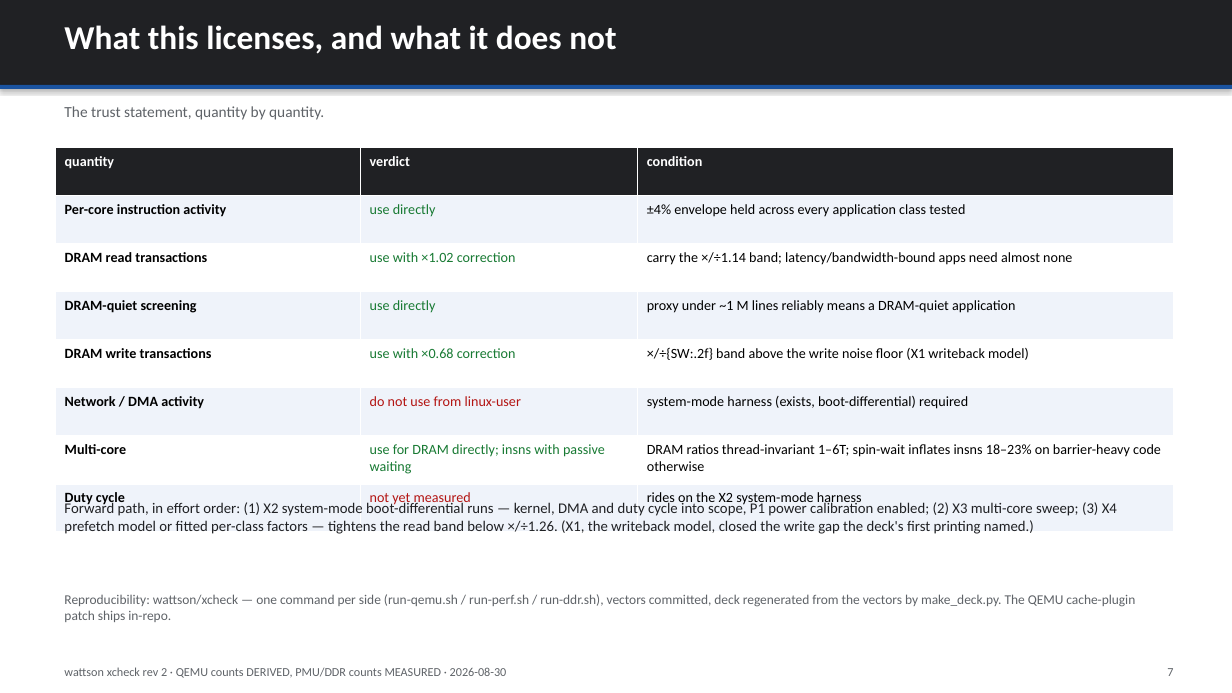
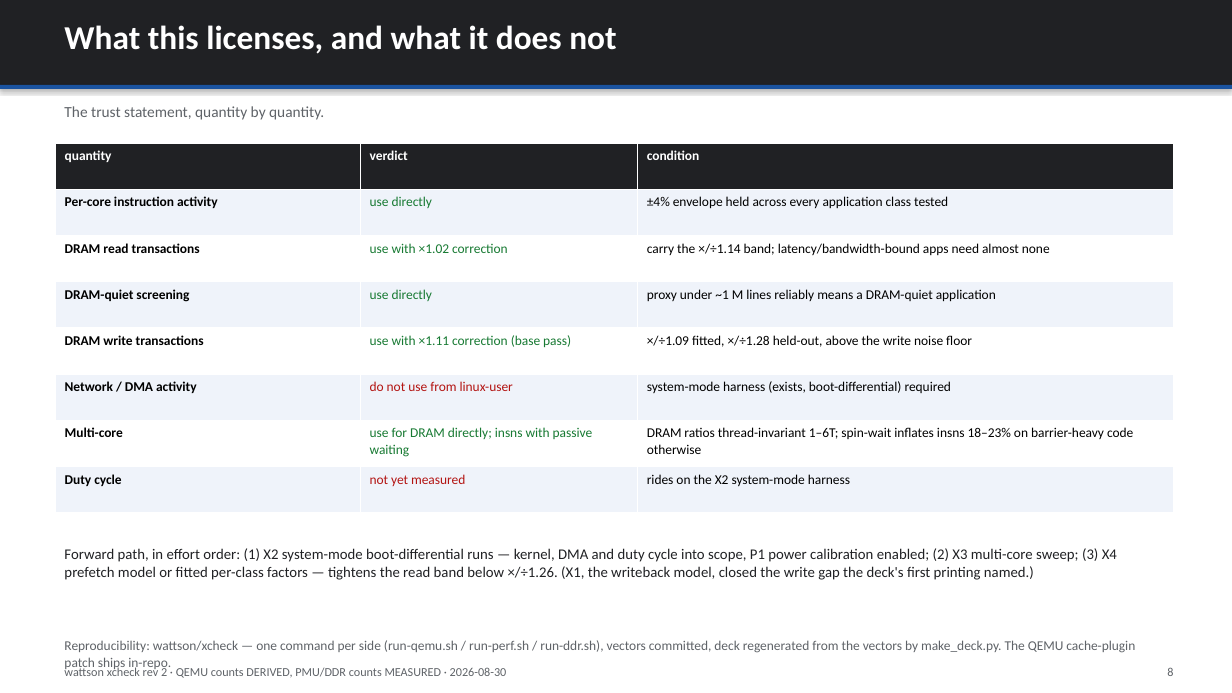
Before and after one commit to kylefoxaustin/wattson, a slide deck: slide 8 of xcheck/xcheck-correlation.pptx (slide 7 before the commit). Drawn at 1232x693 pixels with LibreOffice and Linux fonts; fonts in the diff are those of the drawing. Boxes give left, top, right and bottom in pixels: in the first picture for what was removed or moved away, otherwise in the second. Text is boxed around its words. In the diff, an @@ line names an element or a change of style, - is before the commit and + after.

Commit message:
README + deck catch up with the day: 50-app held-out verdict, afgen, pinned write factors
README leads with the two-act validation (14 fitted / 36 held out) and its
numbers table, promotes afgen as the fifty-apps-in-fifty-AFs product, and
compresses the instrument lessons to include writeback and spin-wait.

Deck rev 3.1: new generalization slide (scatter50 between the money chart
and mechanisms), a Generalization row atop the executive summary, and the
DRAM-write factors PINNED to the recorded base-pass campaign (0.90 x/1.09
fitted, 0.83 x/1.28 held-out) instead of recomputed from out/ -- out/ has
held the prefetch pass since X4, which pollutes writeback and silently
drifted the write row to 1.48 x/2.23. The two-pass lesson, now enforced
in the deck's own build.

```diff
--- a/xcheck/xcheck-correlation.pptx
+++ b/xcheck/xcheck-correlation.pptx
@@ table at [55, 143, 1174, 513] @@
-row 5, column 2: use with ×0.68 correction
+row 5, column 2: use with ×1.11 correction (base pass)
-row 5, column 3: ×/÷{SW:.2f} band above the write noise floor (X1 writeback model)
+row 5, column 3: ×/÷1.09 fitted, ×/÷1.28 held-out, above the write noise floor
@@ size 11 to 10.5 pt in "quantity", "verdict", "condition", "Per-core instruction activity" and 18 more places @@
@@ table: place and size @@
-table at [55, 148, 1174, 532]
+table at [55, 143, 1174, 513]
@@ text "Forward path, in effort order: ...": place and size @@
-text "Forward path, in effort order: ..." at [64, 501, 1117, 534]
+text "Forward path, in effort order: ..." at [64, 548, 1117, 580]
@@ text "Reproducibility: wattson/xcheck — one command ...": place and size @@
-text "Reproducibility: wattson/xcheck — one command ..." at [64, 594, 1135, 622]
+text "Reproducibility: wattson/xcheck — one command ..." at [64, 640, 1135, 670]
@@ text at [1167, 667, 1173, 676]: text changed @@
-7
+8
```
Also in this commit, not shown: 2 other slides changed, 1 slide added, 2 other files.
